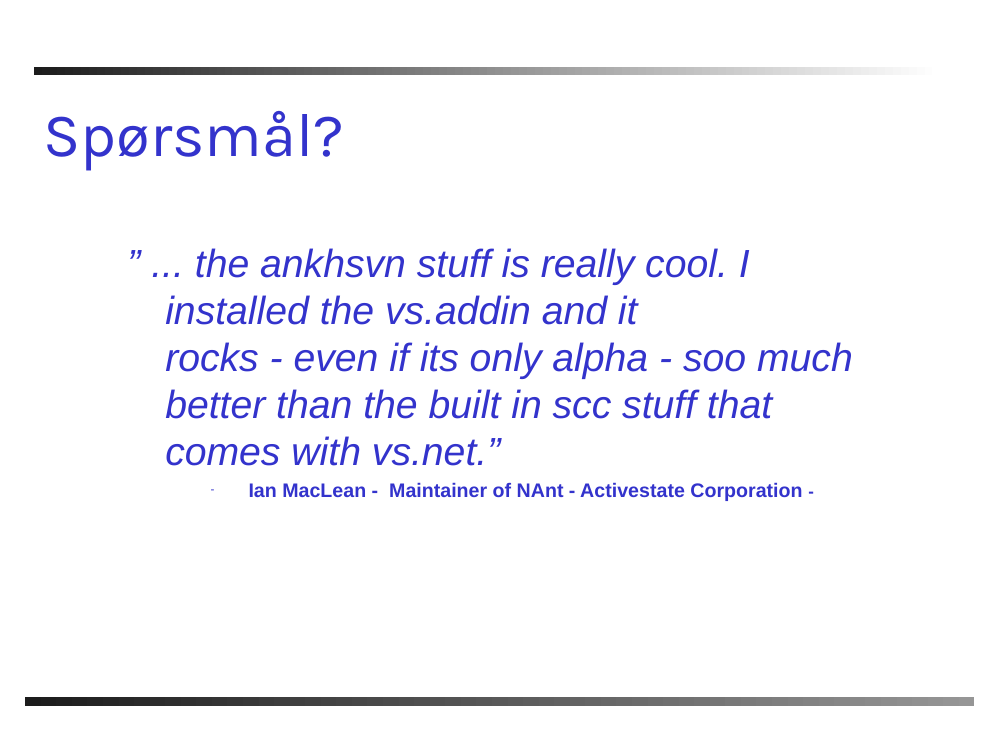
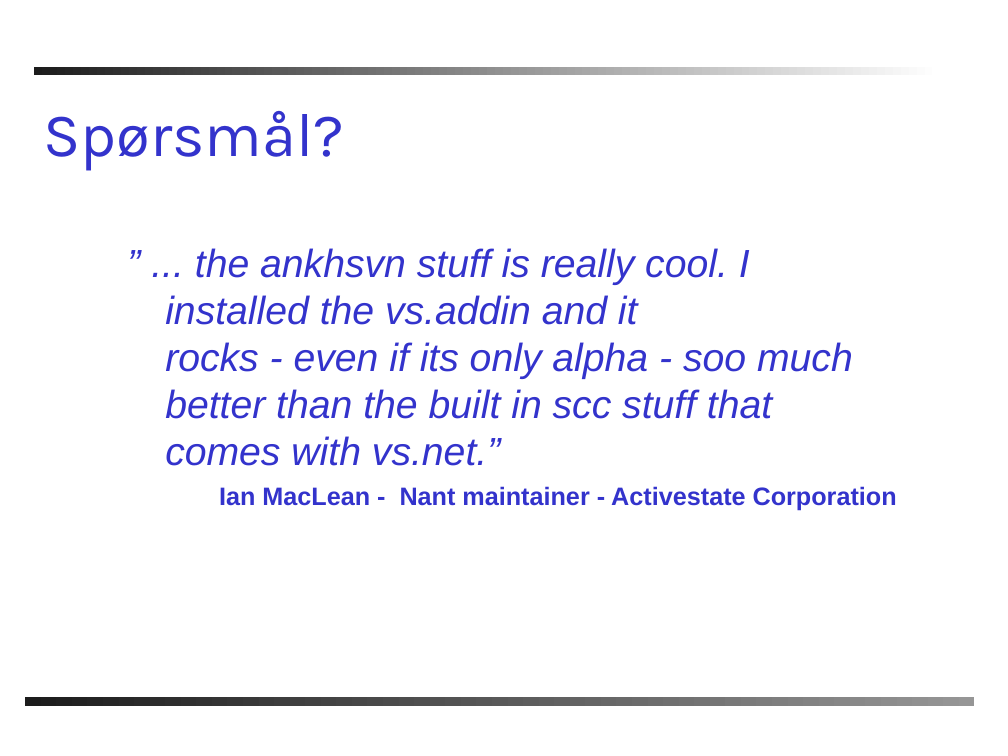
Before and after one commit to AnkhSVN/AnkhSVN, a slide deck: slide 26 of doc/powerpoint/Subversion_addin_for_VS.NET.ppt (slide 25 before the commit). Drawn at 1008x756 pixels with LibreOffice and Linux fonts; fonts in the diff are those of the drawing; background and template pictures are left out. Boxes give left, top, right and bottom in pixels: in the first picture for what was removed or moved away, otherwise in the second. Text is boxed around its words. In the diff, an @@ line names an element or a change of style, - is before the commit and + after.

```diff
--- a/doc/powerpoint/Subversion_addin_for_VS.NET.ppt
+++ b/doc/powerpoint/Subversion_addin_for_VS.NET.ppt
@@ text at [219, 486, 897, 510]: text changed; size 14 to 18 pt @@
-– Ian MacLean - Maintainer of NAnt - Activestate Corporation -
+Ian MacLean - Nant maintainer - Activestate Corporation
```
Also in this commit, not shown: 1 other slide changed, 2 slides added, 1 slide removed, 1 other file.
